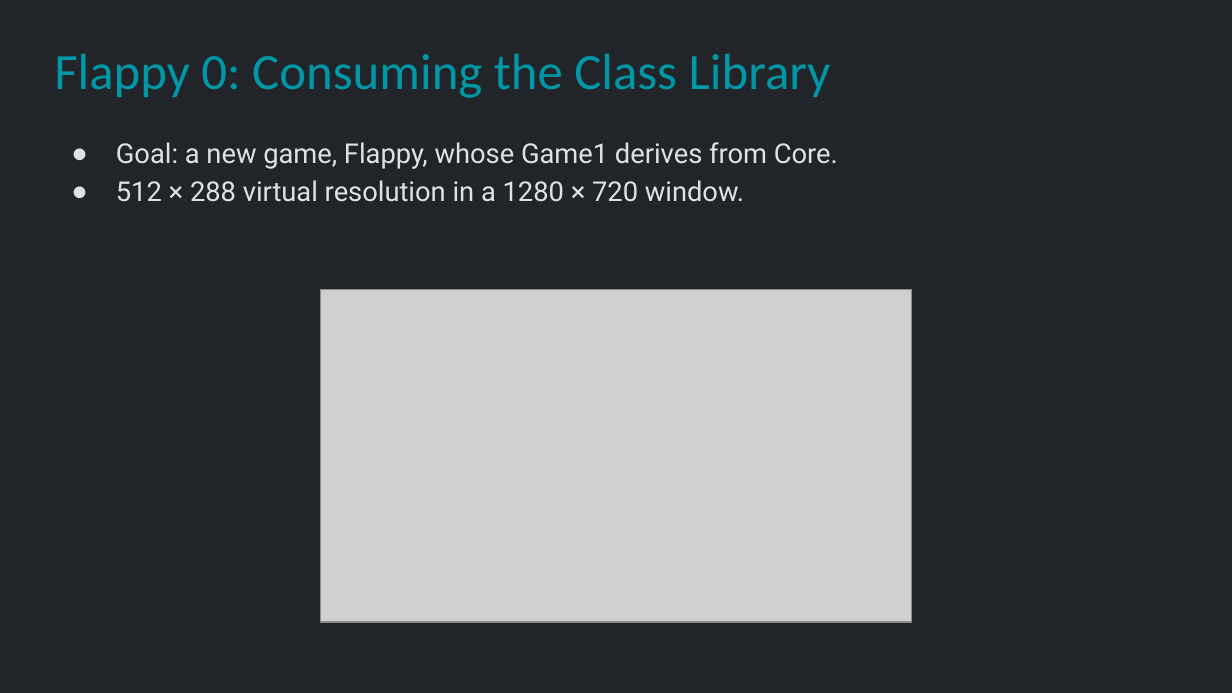
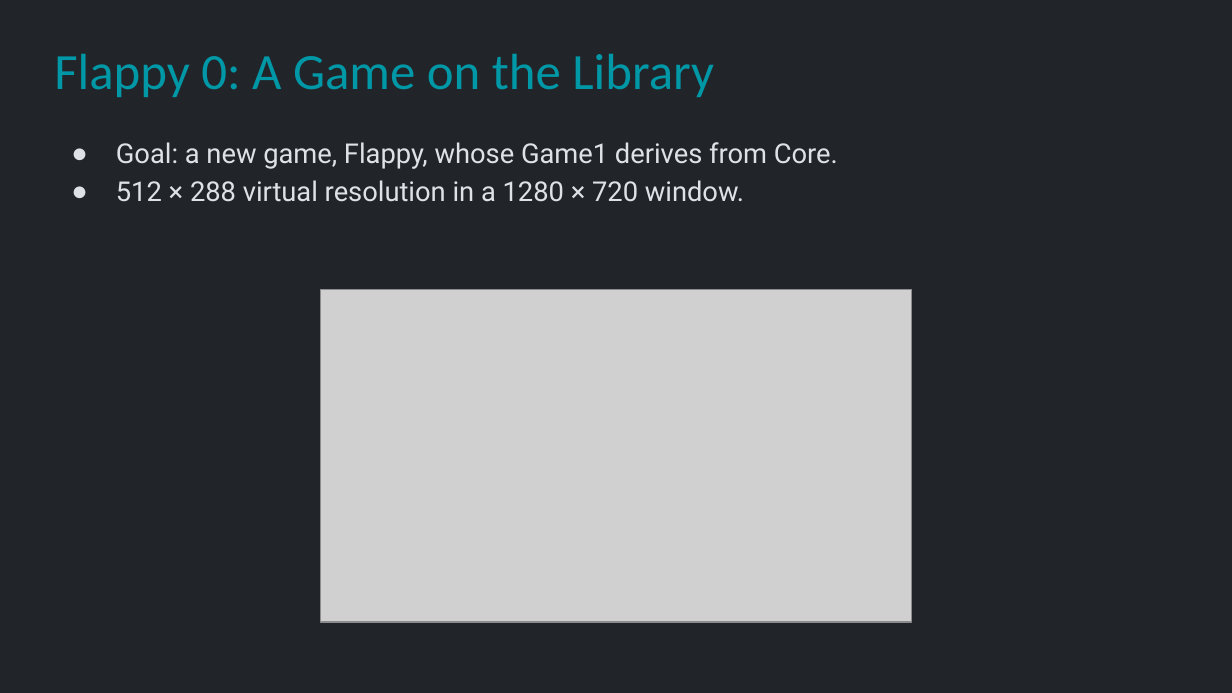
Before and after one commit to Metamate/gar, a slide deck: slide 12 of slides/02 Flappy Bird.pptx. Drawn at 1232x693 pixels with LibreOffice and Linux fonts; fonts in the diff are those of the drawing; grey boxes stand for pictures. Boxes give left, top, right and bottom in pixels: in the first picture for what was removed or moved away, otherwise in the second. Text is boxed around its words. In the diff, an @@ line names an element or a change of style, - is before the commit and + after.

```diff
--- a/slides/02 Flappy Bird.pptx
+++ b/slides/02 Flappy Bird.pptx
@@ title at bbox=[54, 54, 714, 97]: text changed @@
-Flappy 0: Consuming the Class Library
+Flappy 0: A Game on the Library
```
Also in this commit, not shown: 12 other slides changed, 1 other file.
